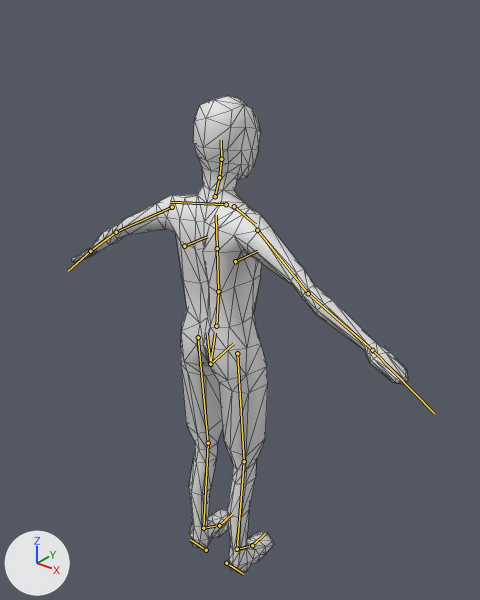
The glTF model game/scenes/characters/person.gltf: old version first, new version second.
Both versions are drawn from a camera (50 mm lens) standing at (1.45, -1.69, 2.34) and looking at (-0.01, 0.14, 1.2). Arrows for +X, +Y and +Z are at lower left; the lights stay in place. The bones that bend it are drawn over the model as lines. Mesh edges are drawn as thin lines.
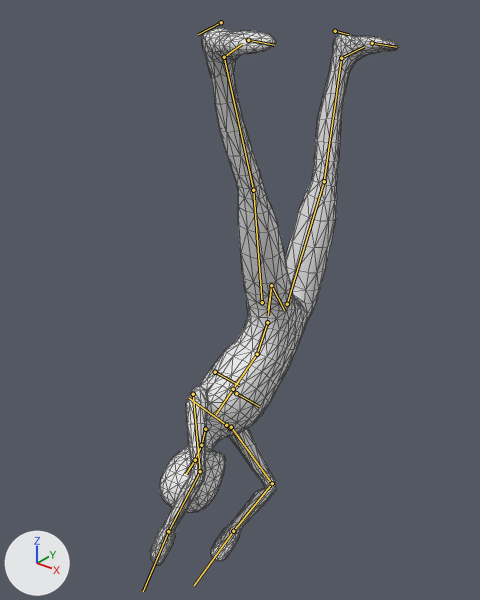
The newer file adds an action. The first version stands in its rest pose; the second is drawn at frame 8 of the action '3d evade'.

What the commit changed:
Bone 'metarig.001_spine' (bone_metarig_001_spine) moves from (0.0, 0.0, 0.0) to (0.0, 0.28, 0.328).
Bone 'metarig.001_spine' (bone_metarig_001_spine) turns from (0, 0, 0) to (-74, 81, 97) degrees about its own x, y and z.
Bone 'metarig.001_spine.001' (bone_metarig_001_spine_001) turns from (0, 0, 0) to (0, 0, -9) degrees about its own x, y and z.
Bone 'metarig.001_spine.002' (bone_metarig_001_spine_002) turns from (0, 0, 0) to (0, 0, -19) degrees about its own x, y and z.
Bone 'metarig.001_upper_arm.L' (bone_metarig_001_upper_arm_l) turns from (0, 0, 0) to (149, 0, -44) degrees about its own x, y and z.
Bone 'metarig.001_forearm.L' (bone_metarig_001_forearm_l) turns from (0, 0, 0) to (26, 0, 0) degrees about its own x, y and z.
Bone 'metarig.001_upper_arm.R' (bone_metarig_001_upper_arm_r) turns from (0, 0, 0) to (110, 21, 41) degrees about its own x, y and z.
Bone 'metarig.001_forearm.R' (bone_metarig_001_forearm_r) turns from (0, 0, 0) to (57, 0, 0) degrees about its own x, y and z.
Bone 'metarig.001_thigh.L' (bone_metarig_001_thigh_l) turns from (0, 0, 0) to (0, 0, -40) degrees about its own x, y and z.
Bone 'metarig.001_thigh.R' (bone_metarig_001_thigh_r) turns from (0, 0, 0) to (0, 0, -13) degrees about its own x, y and z.

Boxes (x1, y1, x2, y2) around the edits, measured in the pictures (480 x 600 px):
'Plane', posed (26% narrower, 13% taller)
    before: (72, 96, 408, 572)
    after: (150, 28, 399, 565)
bone 'metarig.001_spine', root to tip
    before: (210, 364) to (215, 333)
    after: (271, 285) to (268, 315)
bone 'metarig.001_spine.001', root to tip
    before: (216, 326) to (218, 291)
    after: (267, 322) to (257, 354)
bone 'metarig.001_spine.002', root to tip
    before: (218, 291) to (217, 248)
    after: (257, 354) to (233, 389)
bone 'metarig.001_upper_arm.L', root to tip
    before: (172, 207) to (116, 232)
    after: (193, 394) to (200, 471)
bone 'metarig.001_forearm.L', root to tip
    before: (116, 232) to (90, 251)
    after: (200, 471) to (168, 531)
bone 'metarig.001_upper_arm.R', root to tip
    before: (257, 230) to (308, 293)
    after: (231, 427) to (272, 483)
bone 'metarig.001_forearm.R', root to tip
    before: (308, 293) to (372, 350)
    after: (272, 483) to (233, 531)
bone 'metarig.001_thigh.L', root to tip
    before: (198, 337) to (208, 443)
    after: (262, 302) to (253, 190)
bone 'metarig.001_thigh.R', root to tip
    before: (237, 353) to (244, 461)
    after: (287, 304) to (324, 181)
